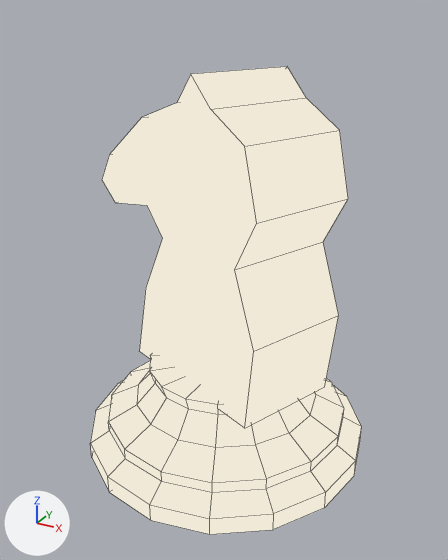
Before and after pictures for a commit that changed the Blender file art/ShotgunChessSprites.blend.
One viewpoint serves both versions: a camera (50 mm lens) standing at (3.44, -2.65, 2.31) and looking at (1.99, 0.0, 0.99). Arrows for +X, +Y and +Z are at lower left; the lights stay in place. The picture after the commit comes second. Mesh edges are drawn as thin lines. The same objects are shown in both versions, whatever each file hides.

In view in the first picture: 'Knight'.
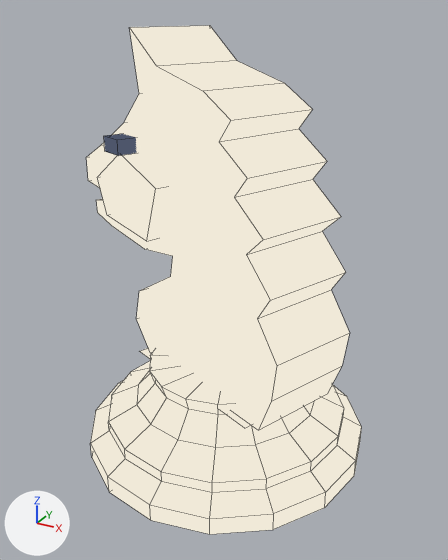
The change, as a list of edits to the scene's bpy script:
```text
Change me_knight:
    used by ob_knight; location = (2.0, 0.0, 0.0); rotation_euler = (0.0, 0.0, -0.384), in degrees (0, 0, -22); scale = (1.35, 1.35, 1.0)
    remove me_knight.from_pydata(...)  # 146 vertices, 146 faces; spans x -0.58..0.58, y -0.58..0.58, z 0.0..2.05
    add me_knight.from_pydata(...)  # 194 vertices, 173 faces; spans x -0.74..0.58, y -0.58..0.58, z 0.0..2.22
    me_knight part 1: a new loose piece, a box spanning x -0.42..-0.32, y -0.26..0.26, z 1.62..1.7, in mat_gunmetal
    me_knight part 2
    10 vertices are removed from x -0.48..0.4, y -0.21..0.21, z 0.9..1.82
    14 faces are deleted
    18 vertices move from x -0.56..0.34, y -0.21..0.21, z 0.9..2.05 to x -0.74..0.38, y -0.18..0.18, z 1.04..2.06
    22 vertices are added at x -0.74..0.48, y -0.23..-0.18, z 0.45..2.22
    6 new vertices lie (0.0, 0.36, 0.0) away from vertices in x -0.48..-0.12, y -0.21..0.21, z 0.9..1.82
    17 new vertices lie (0.0, 0.36, 0.0) away from vertices in x -0.74..0.48, y -0.18, z 0.45..2.22
    5 new vertices lie (0.0, 0.46, 0.0) away from vertices in x -0.56..-0.12, y -0.23, z 1.2..1.62
    35 new faces join them, mat_piece
    add me_knight.materials.append(mat_gunmetal)
```

Boxes (x1, y1, x2, y2) around the edits, measured in the pictures (448 x 560 px):
'Knight', reshaped (9% taller): before (90, 66, 362, 534); after (86, 25, 362, 534)
part 1 of me_knight, added (blue): after (104, 134, 137, 156)
part 2 of me_knight, reshaped: before (102, 66, 348, 428); after (86, 25, 349, 430)
